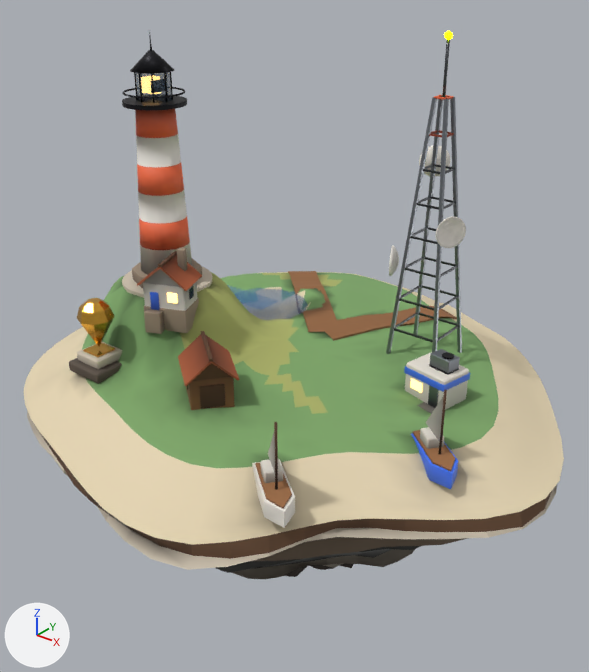
The glTF model public/models/islands/contact_lod1.glb: old version first, new version second.
Camera for both pictures: a 50 mm lens placed at (13.5, -16.6, 10.9), pointed at (0.4, -0.1, 0.7). The lights are fixed; the arrows at lower left show +X, +Y and +Z. The older version comes first. Where no turn or scale is listed for an object, it has been applied to the vertices. Vertices at exactly the same position are counted once.

The first picture shows 'anim_bob_boat0', 'anim_bob_boat1', 'anim_spin_monument_gem', 'buildings', 'foundation', 'landmarks', 'terrain', 'water_pond0' and 3 more.
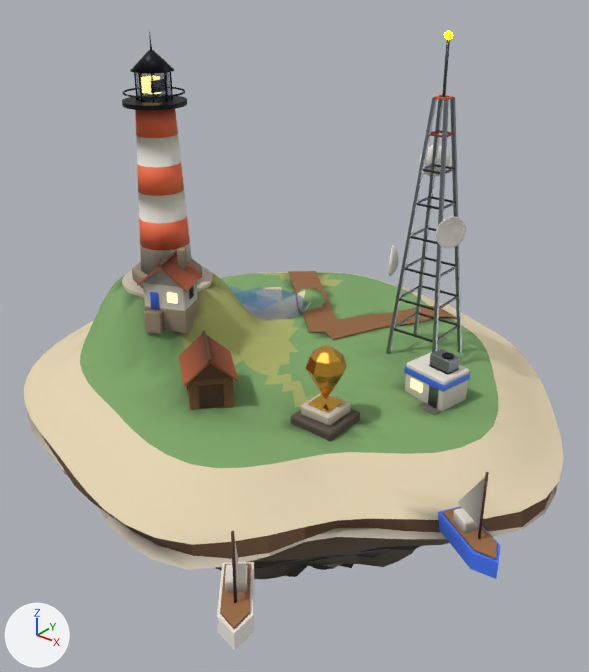
Where the newer file only moved an object's origin or applied its transform, the numbers keep the older frame.

What differs and where, as boxes [x1, y1, x2, y2] in the pictures (589 x 672 px; the box of a moved part takes in the faces that stretch with it):
'buildings', reshaped (13% narrower, 7% taller)
    before: [69, 30, 470, 414]
    after: [122, 30, 470, 442]
'anim_bob_boat1', moved
    before: [411, 390, 458, 489]
    after: [438, 472, 500, 579]
'anim_bob_boat0', moved
    before: [252, 422, 295, 528]
    after: [217, 531, 254, 650]
'anim_spin_monument_gem', moved
    before: [77, 298, 115, 346]
    after: [306, 346, 347, 400]
part 1 of me_terrain, edited (looks the same)
    both: [23, 287, 519, 545]
part 2 of me_terrain, recoloured
    both: [68, 299, 489, 535]
part 3 of me_buildings, moved or reshaped
    before: [83, 342, 115, 357]
    after: [308, 394, 343, 413]
part 4 of me_buildings, moved or reshaped
    before: [69, 358, 122, 384]
    after: [291, 408, 360, 442]
part 5 of me_buildings, moved or reshaped
    before: [77, 342, 122, 369]
    after: [301, 393, 350, 426]

What the commit changed:
me_terrain has 1181 vertices, 2222 faces and spans x -8.1..8.1, y -7.8..7.8, z -1.4..1.4.
me_terrain is used by ob_terrain; location (0.38, 0.1, 0.65).
me_terrain part 1: 280 faces centred in x -6.0..7.3, y -7.4..-0.2, z -1.3..1.4 are repainted in the vertex colours; the middle colour goes from white #fcfcfc to white #f9f9f9.
me_terrain part 2: 75 faces centred in x -4.3..6.5, y -6.1..-1.6, z -1.3..1.4 are repainted in the vertex colours; the middle colour goes from light grey #e4e4e4 to white #ffffff.
me_buildings is used by ob_buildings; location (0.67, -1.09, 4.49).
me_buildings had 1156 vertices, 2296 faces and spanned x -4.87..4.87, y -3.88..3.88, z -4.36..4.36.
me_buildings now has 1156 vertices, 2296 faces and spans x -4.87..4.87, y -3.55..3.88, z -4.36..4.36.
me_buildings part 3: the loose piece of 24 vertices spanning x -4.09..-3.47, y -3.57..-2.95, z -3.68..-3.63 is moved by (6.48, 1.66, -0.06).
me_buildings part 4: the loose piece of 24 vertices spanning x -4.41..-3.16, y -3.88..-2.63, z -4.26..-3.96 is moved by (6.48, 1.66, -0.06).
me_buildings part 5: the loose piece of 24 vertices spanning x -4.23..-3.33, y -3.71..-2.81, z -3.96..-3.68 is moved by (6.48, 1.66, -0.06).
Other edits to the shape of me_buildings do not show in these pictures.
Object 'anim_bob_boat0' (ob_anim_bob_boat0) moves from (3.93, -5.29, 0.84) to (5.03, -7.82, 0.18).
Object 'anim_bob_boat1' (ob_anim_bob_boat1) moves from (6.02, -1.91, 0.84) to (7.78, -3.27, 0.15).
Object 'anim_spin_monument_gem' (ob_anim_spin_monument_gem) moves from (-3.11, -4.34, 1.6) to (3.37, -2.68, 1.54).
